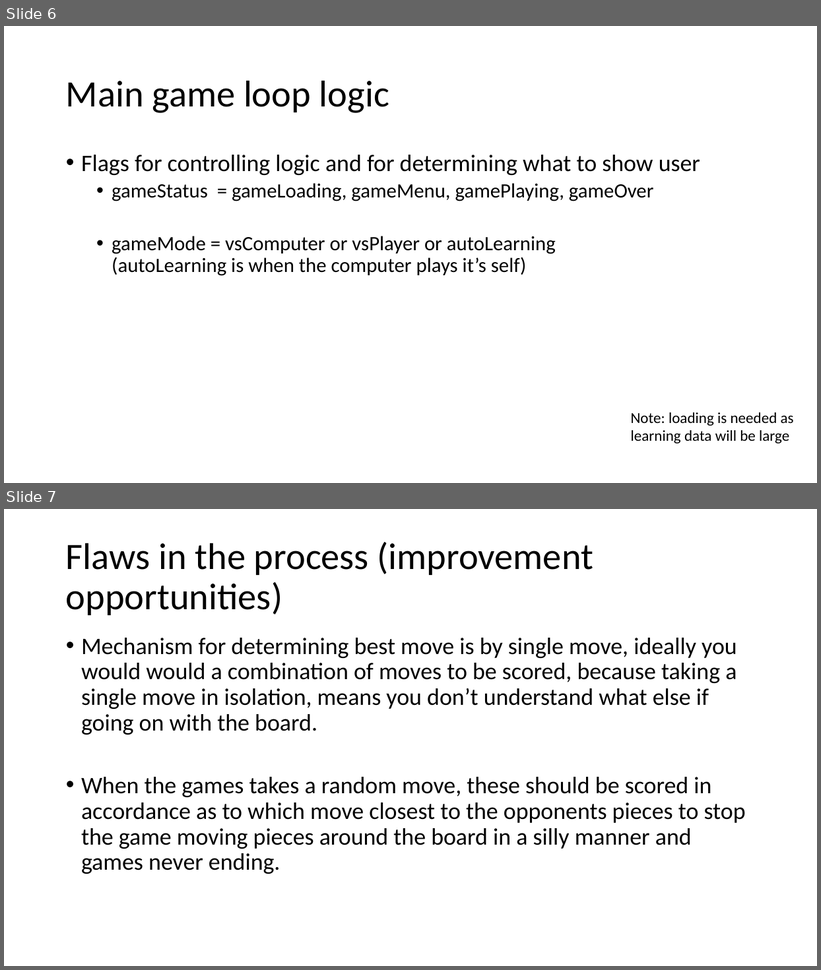
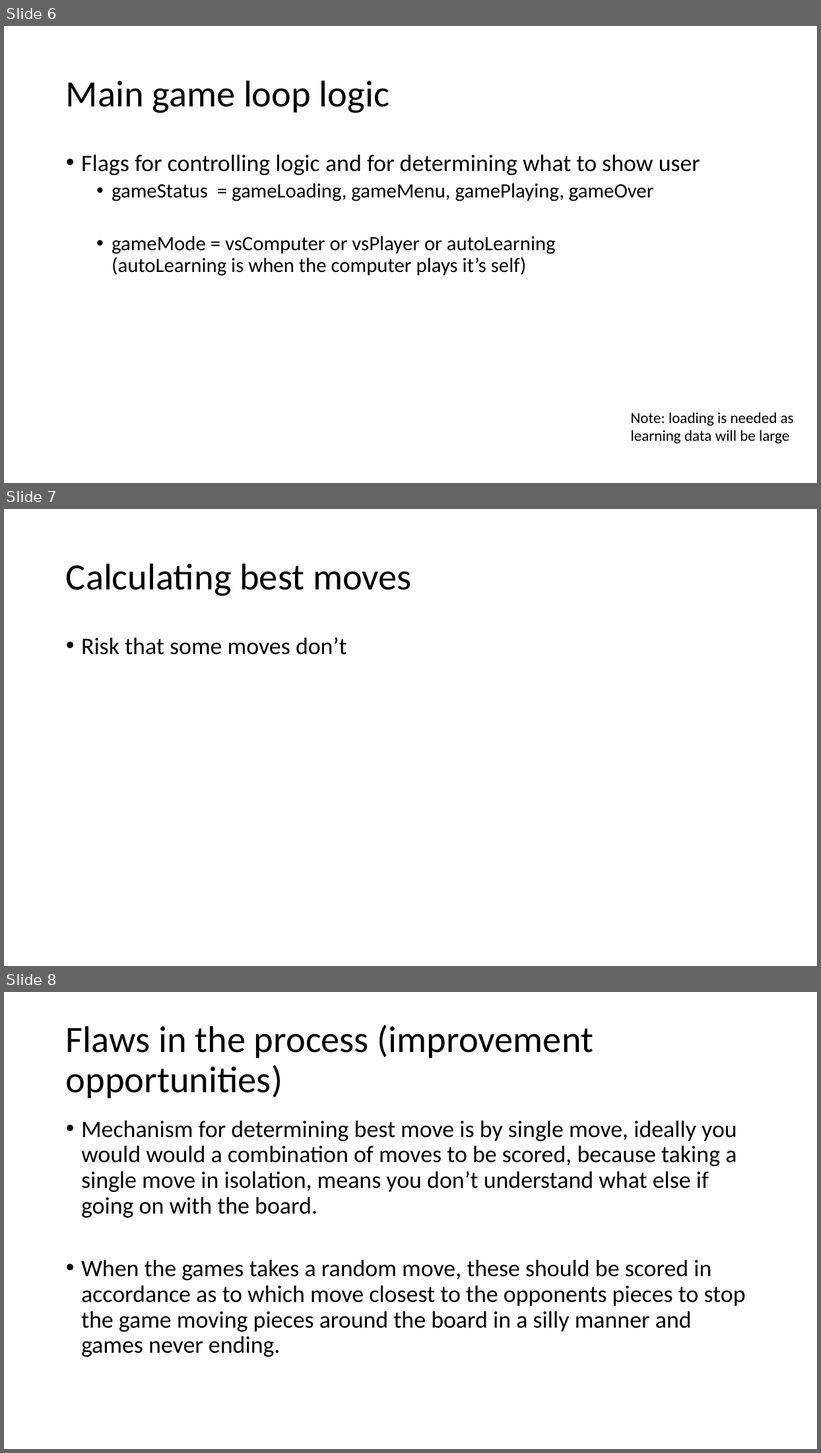
Before and after one commit to theharfords/python, a slide deck: game-design.pptx. Shown one above the other, each under a label of ours: slides 6 and 7 before the commit, slides 6, 7 and 8 after it. The pictures are 821x970 and 821x1453 pixels, drawn with LibreOffice and Linux fonts; fonts in the diff are those of the drawing. Boxes give left, top, right and bottom in pixels: in the first picture for what was removed or moved away, otherwise in the second. Text is boxed around its words. In the diff, an @@ line names an element or a change of style, - is before the commit and + after.

```diff
--- a/game-design.pptx
+++ b/game-design.pptx
@@ slide 7 added at box(4, 509, 817, 966), background #FFFFFF @@
@@ title added at box(66, 563, 412, 596), 44 pt, text #000000 @@
+Calculating best moves
@@ text added at box(81, 637, 347, 655), 28 pt, text #000000 @@
+• Risk that some moves don’t
@@ what was slide 7 is now slide 8 @@
```
Also in this commit, not shown: 2 other files.
